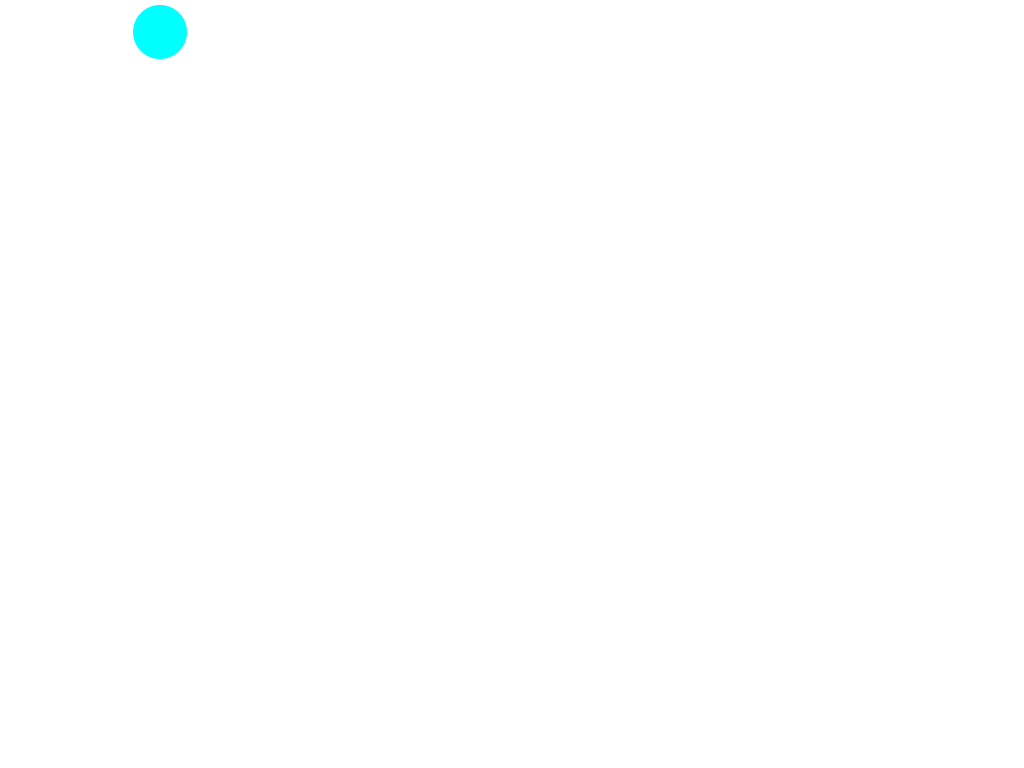
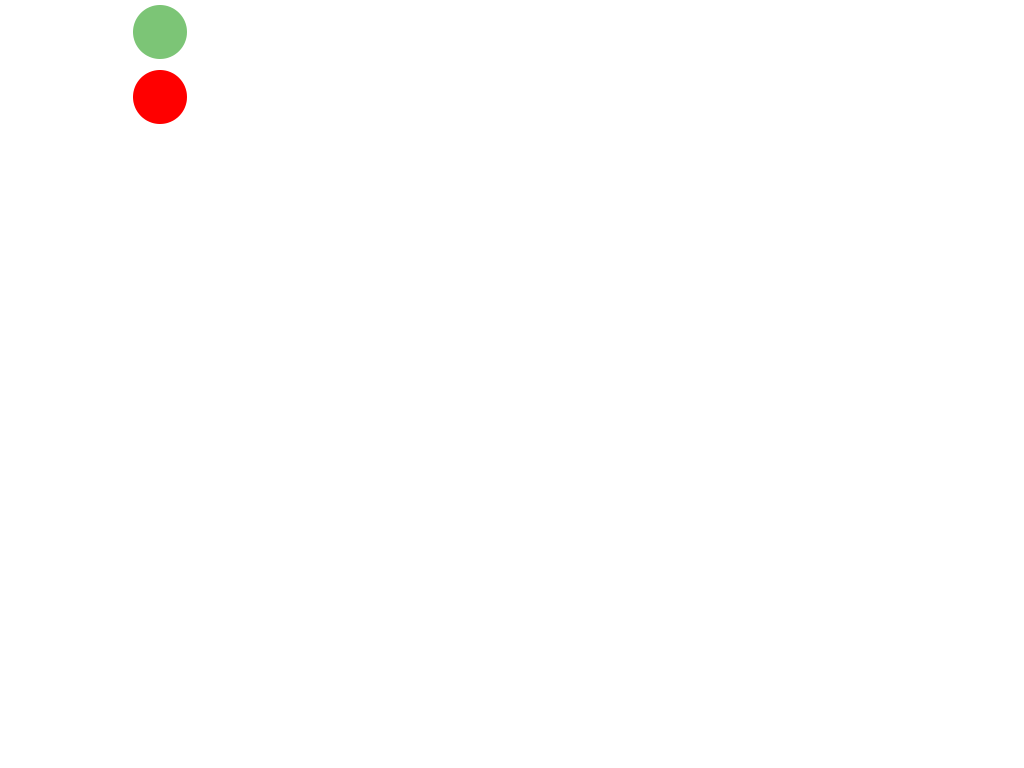
Layers edited between the first and the second 1024×768 image:
added layer "Ellipse 2" above "Ellipse 1" over (133, 70, 187, 124)
painted on "Ellipse 1" over (133, 5, 187, 59)
